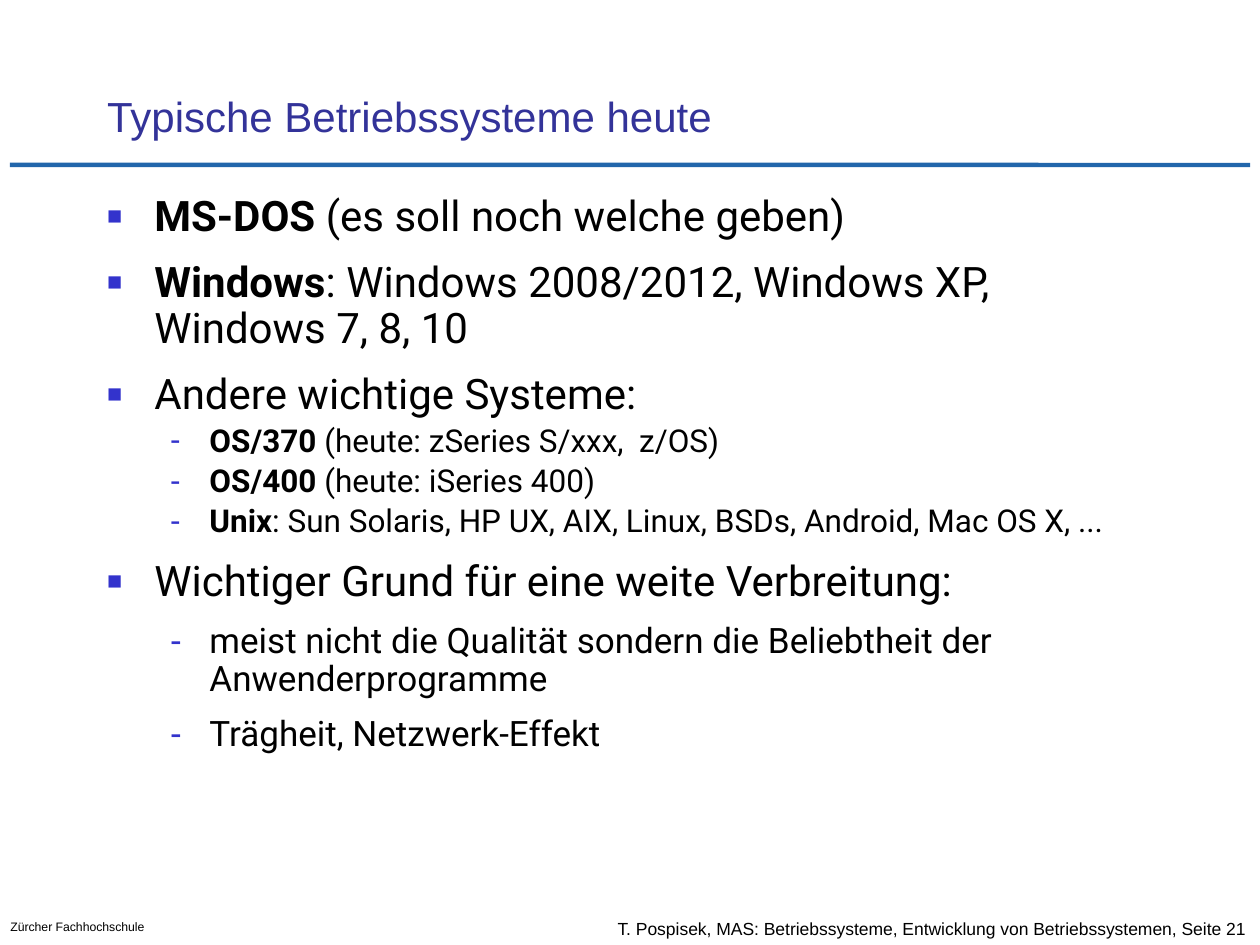
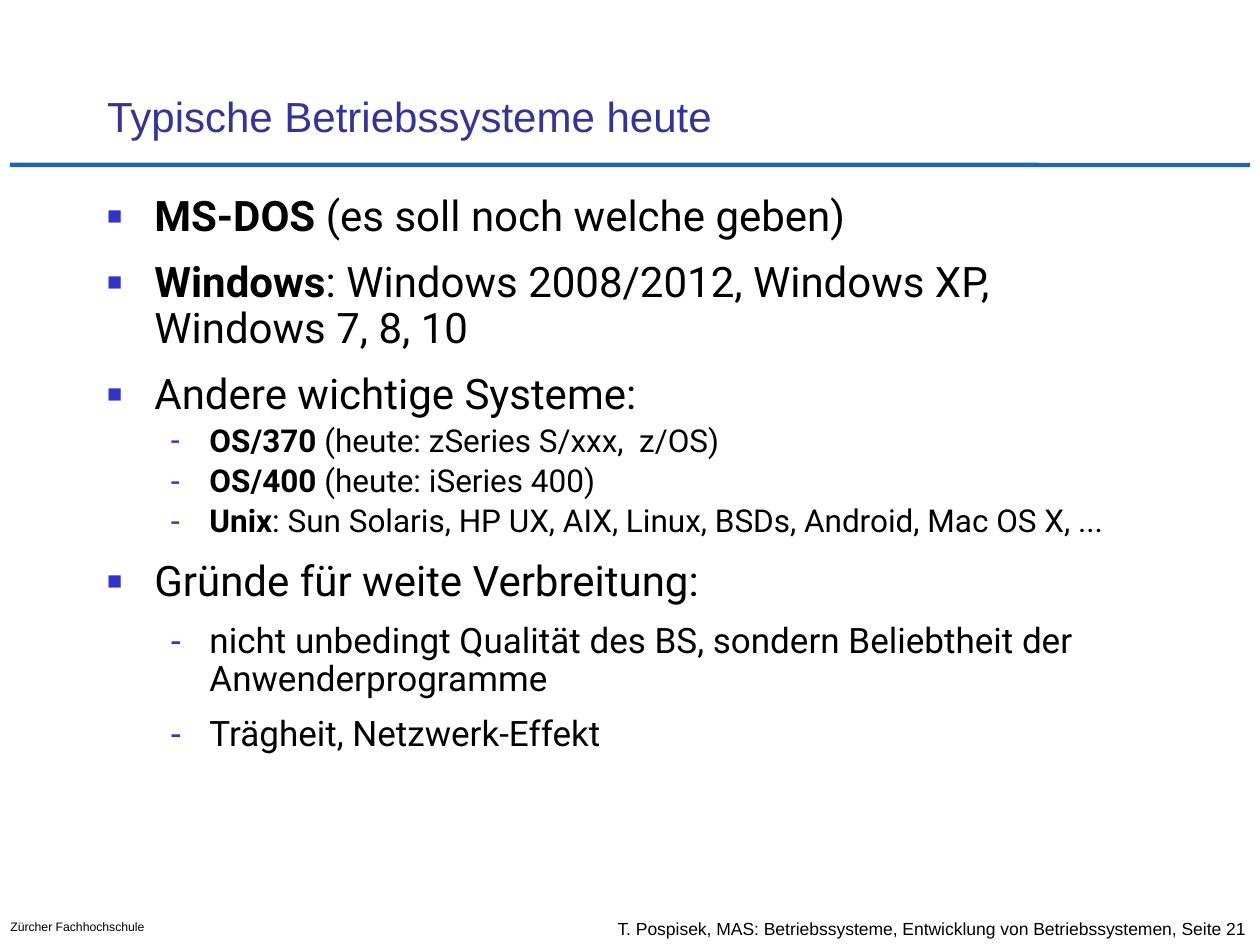
Before and after one commit to tpo/betriebssysteme, a slide deck: slide 21 of 01-2_Entwicklung_von_Betriebssystemen.odp. Drawn at 1260x945 pixels with LibreOffice and Linux fonts; fonts in the diff are those of the drawing; background and template pictures are left out. Boxes give left, top, right and bottom in pixels: in the first picture for what was removed or moved away, otherwise in the second. Text is boxed around its words. In the diff, an @@ line names an element or a change of style, - is before the commit and + after.

Commit message:
diverse kosmetische Änderungen
* Titel der Slides Teilhaber- und Teilnehmerbetrieb mit englischen Ausdruck ergänzt
* S.21 Gründe für Verbreitung eines OS neutraler umformuliert
* S.31 ergänzt, dass Minix als Management Engine OS dient
* S.33 Text ersetzt: Linux als Basis von Androis und Internet OS
* S.37 GitLab als wichtiges Ereignis hinzugefügt

```diff
--- a/01-2_Entwicklung_von_Betriebssystemen.odp
+++ b/01-2_Entwicklung_von_Betriebssystemen.odp
@@ text at (154, 564, 1072, 699): text changed @@
-■ Wichtiger Grund für eine weite Verbreitung:
-  – meist nicht die Qualität sondern die Beliebtheit der Anwenderprogramme
+■ Gründe für weite Verbreitung:
+  – nicht unbedingt Qualität des BS, sondern Beliebtheit der Anwenderprogramme
```
Also in this commit, not shown: 6 other slides changed.
